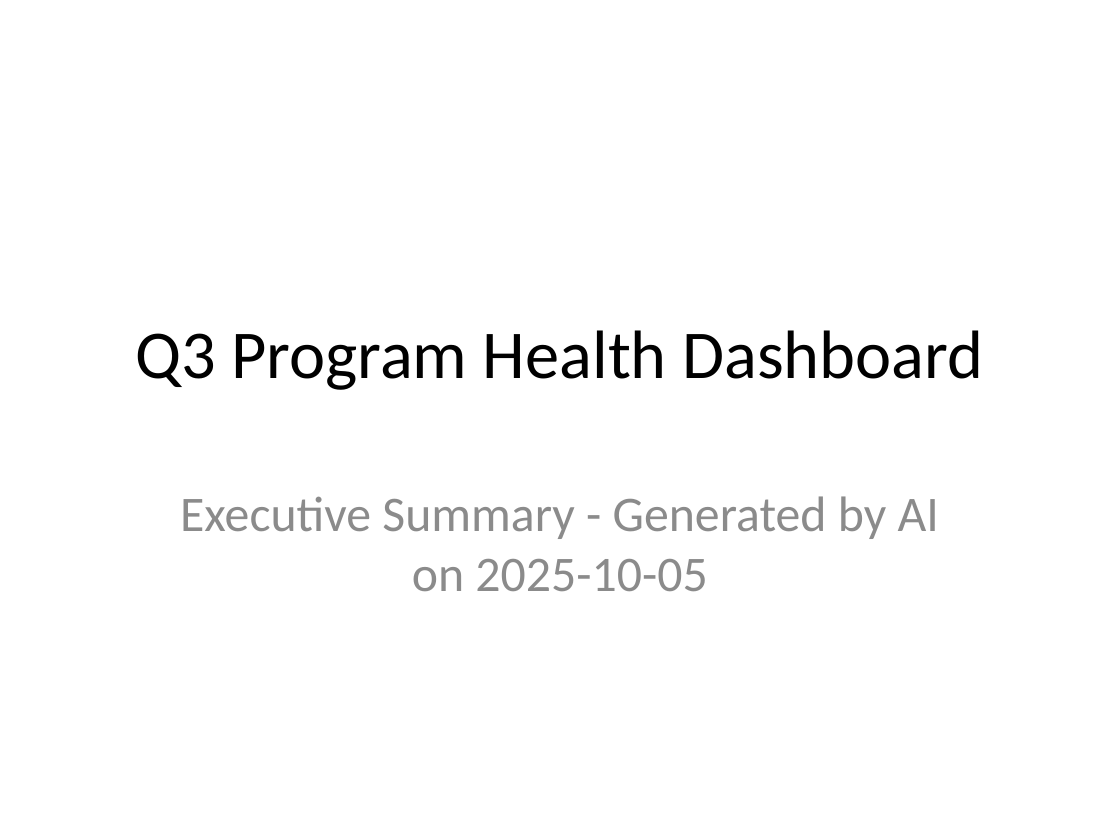
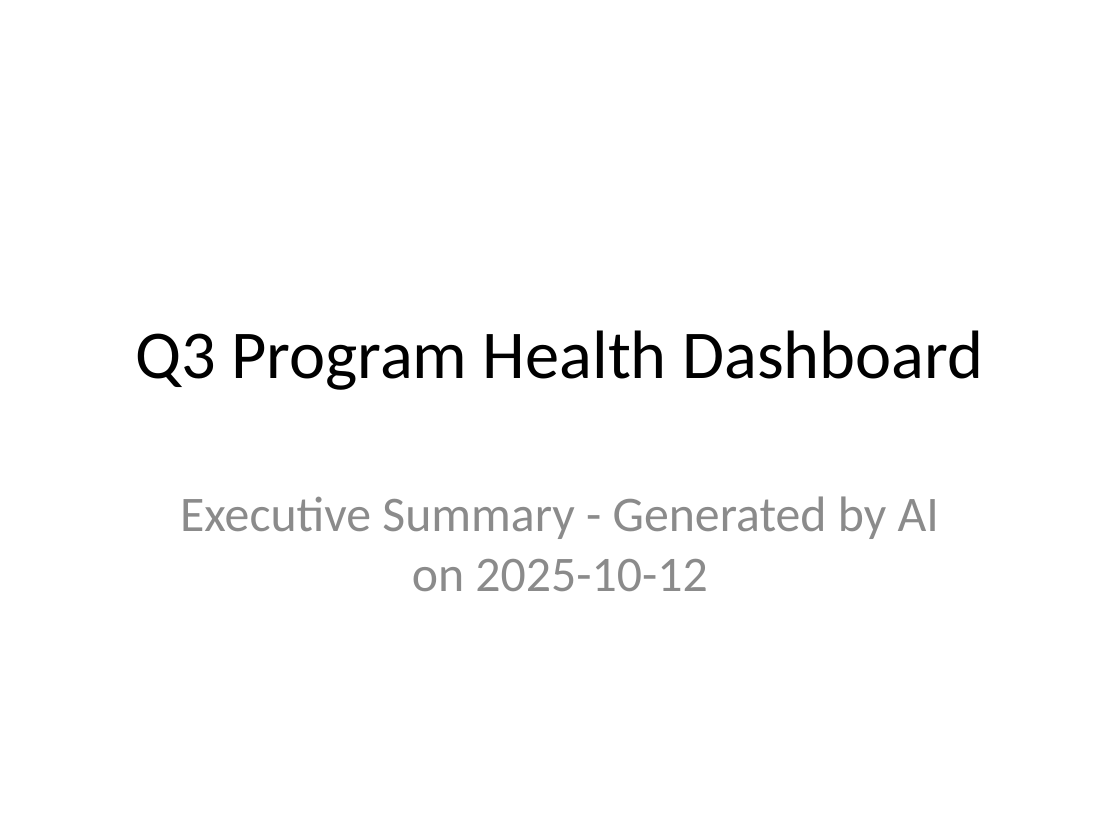
Before and after one commit to saurabh-lab/Project_Dashboard, a slide deck: slide 1 of Program_Health_Report.pptx. Drawn at 1120x840 pixels with LibreOffice and Linux fonts; fonts in the diff are those of the drawing. Boxes give left, top, right and bottom in pixels: in the first picture for what was removed or moved away, otherwise in the second. Text is boxed around its words. In the diff, an @@ line names an element or a change of style, - is before the commit and + after.

Commit message:
Introduced the data analysis agent for project dashboard

```diff
--- a/Program_Health_Report.pptx
+++ b/Program_Health_Report.pptx
@@ subtitle at (x1=180, y1=496, x2=939, y2=591): text changed @@
-Executive Summary - Generated by AI on 2025-10-05
+Executive Summary - Generated by AI on 2025-10-12
```
Also in this commit, not shown: 1 other slide changed, 1 slide added, 1 slide removed, 5 other files.
